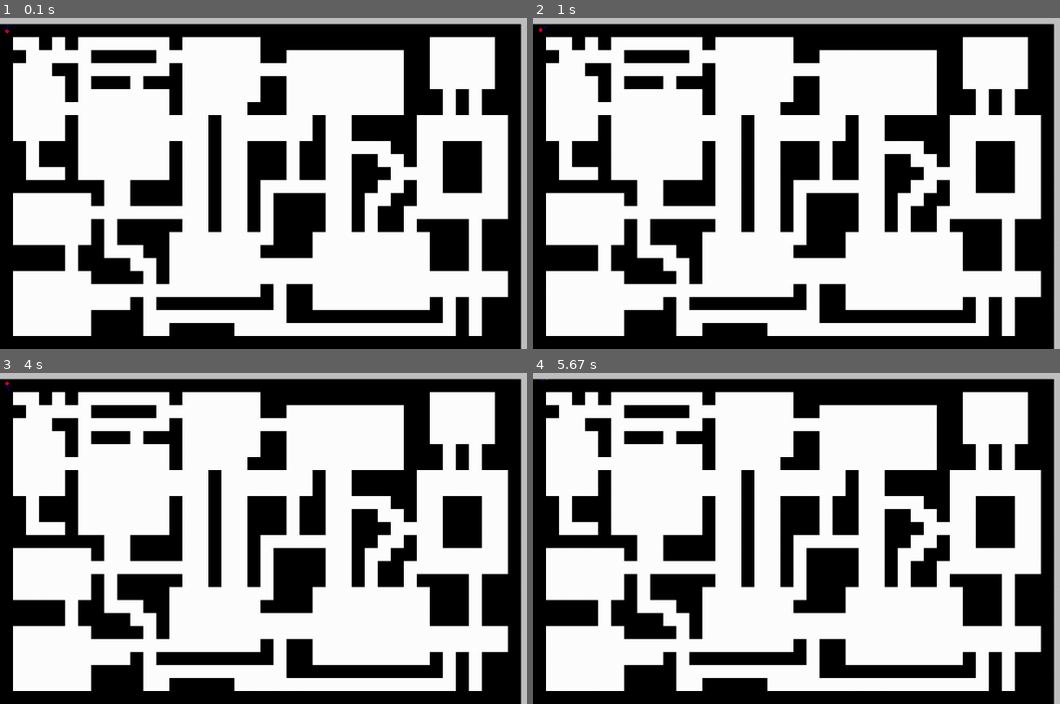
Above: before the commit, frames 1-4 (two rows, left to right).
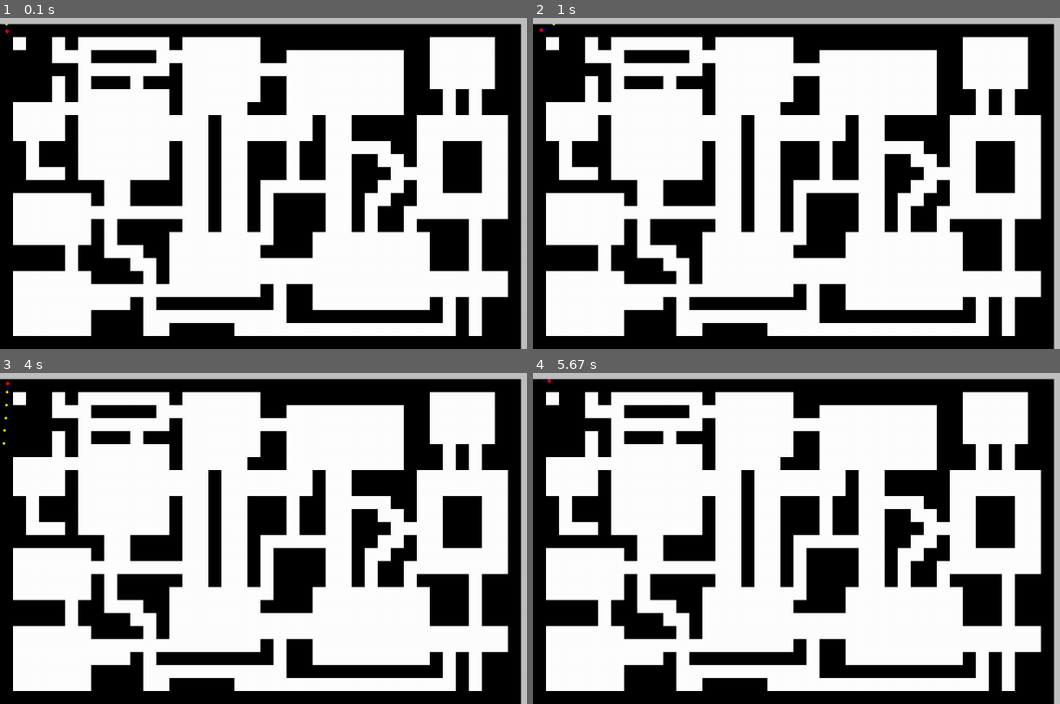
Above: after the commit, the same moments.

Repository: SchArthur/pyGames
Game: pygame game, started from fps/main.py
Two runs of this game, one before a commit and one after it. Both use one fixed random seed, a clock stepped at 60 frames per second and the inputs below.
Inputs:
- Up to frame 1 (0.1 s): no input
- Up to frame 2 (1 s): hold D 0.33-0.8 s; hold D from 0.83 s (still down); tap Z at 0.9 s
- Up to frame 3 (4 s): tap Z at 1.2, 1.4, 1.73, 2.03, 2.4, 2.8, 3.1, 3.3, 3.6, 3.8 s; release D at 1.3 s; hold S 1.33-1.63 s; hold D 1.67-2.3 s; hold S 2.33-2.7 s; hold Q 2.73-3.2 s; hold D 2.73-3.2 s; hold D 3.23-3.7 s; hold D from 3.73 s (still down)
- Up to frame 4 (5.67 s): tap Z at 4.1, 4.3, 4.63, 4.93, 5.3 s; release D at 4.2 s; hold S 4.23-4.53 s; hold D 4.57-5.2 s; hold S 5.23-5.6 s; hold D from 5.63 s (still down)

The runs differ from the first frame. In frame 1, 1.2% of the frame differs, in the area x 0-11%, y 1-26%; in frame 2, 1.2%; in frame 3, 1.2%, in the area x 0-11%, y 2-26%; in frame 4, 1.2%.

Commit message:
added horizontal and vertical checks

Diff:
--- a/fps/main.py
+++ b/fps/main.py
@@ -3,6 +3,7 @@
 import map
 import player
 import math
+up_angle = pygame.Vector2(0,-1)
 # settings
 paddle_offset = 50
 
@@ -38,7 +39,7 @@
             self.player.draw(self.minimap)
 
             # self.castRay(self.player.direction)
-            self.castRay(35)
+            self.castRay(self.player.angle)
 
             self.screen.blit(self.minimap, minimap_coords)
 
@@ -54,20 +55,63 @@
         pygame.quit()
 
     def castRay(self, angle):
-        in_cell_x = (self.player.pos.x % self.map.cell_size)
-        in_cell_y = (self.player.pos.y % self.map.cell_size)
+        cellsize = self.map.cell_size
+        in_cell_x = (self.player.pos.x % cellsize)
+        in_cell_y = (self.player.pos.y % cellsize)
         position_in_cell = pygame.Vector2(in_cell_x,in_cell_y)
-        if (315 <= angle) or (angle < 45) :
-            # si HAUT
-            print("HAUT")
-        elif 45 <= angle < 135:
-            # si DROITE
-            print("DROITE")
-        elif 135 <= angle < 225:
-            # si BAS
-            print("BAS")
-        elif 225 <= angle < 315:
-            # si GAUCHE
-            print("GAUCHE")
+        for i in range(5):
+            point = self.hor_check(angle,position_in_cell, i)
+            pygame.draw.circle(self.minimap, 'yellow', point, 2)
+
+    def ver_check(self, angle, pos_in_cell : pygame.Vector2, steps):
+        calc_angle = rotateAngle(angle, -90)
+        if calc_angle != 0:
+            if angle < 180 :
+                # DROITE
+                x_nearest = self.map.cell_size - pos_in_cell.x
+                x_step = self.map.cell_size
+            else :
+                # GAUCHE
+                x_nearest = -pos_in_cell.x
+                x_step = -self.map.cell_size
+            y_nearest = x_nearest * math.tan(calc_angle * math.pi/180)
+            nearest_point = pygame.Vector2(x_nearest, y_nearest)
+            pygame.draw.circle(self.minimap, 'yellow', nearest_point + self.player.pos, 2)
+            y_step = x_step * math.tan(calc_angle * math.pi/180)
+            point = nearest_point
+            for i in range(steps):
+                point += pygame.Vector2(x_step, y_step)
+                pygame.draw.circle(self.minimap, 'yellow', point + self.player.pos, 2)
+
+    def hor_check(self, angle, pos_in_cell : pygame.Vector2, steps):
+        calc_angle = rotateAngle(angle, -90)
+        if calc_angle != 0:
+            if calc_angle < 180 :
+                # DOWN
+                y_nearest = self.map.cell_size - pos_in_cell.y
+                y_step = self.map.cell_size
+            else :
+                # UP
+                y_nearest = -pos_in_cell.y
+                y_step = -self.map.cell_size
+            x_nearest = y_nearest / math.tan(calc_angle * math.pi/180)
+            nearest_point = pygame.Vector2(x_nearest, y_nearest)
+            x_step = y_step / math.tan(calc_angle * math.pi/180)
+            point = nearest_point
+            for i in range(steps):
+                point += pygame.Vector2(x_step, y_step)
+            return point + self.player.pos
+        return self.player.pos.copy()
+
+def rotateAngle(angle, rotation):
+    new_angle = angle
+    new_angle += rotation
+    while new_angle >= 360:
+        new_angle -=360
+    while new_angle < 0:
+        new_angle +=360
+
+    return new_angle
+
 
 newGame = game()
--- a/fps/map_1.ini
+++ b/fps/map_1.ini
@@ -1,9 +1,9 @@
 1,1,1,1,1,1,1,1,1,1,1,1,1,1,1,1,1,1,1,1,1,1,1,1,1,1,1,1,1,1,1,1,1,1,1,1,1,1,1,1
-1,0,0,1,0,1,0,0,0,0,0,0,0,1,0,0,0,0,0,0,1,1,1,1,1,1,1,1,1,1,1,1,1,0,0,0,0,0,1,1
-1,1,0,0,0,0,0,1,1,1,1,1,0,0,0,0,0,0,0,0,1,1,0,0,0,0,0,0,0,0,0,1,1,0,0,0,0,0,1,1
-1,0,0,0,1,1,0,0,0,0,0,0,0,1,0,0,0,0,0,0,0,0,0,0,0,0,0,0,0,0,0,1,1,0,0,0,0,0,1,1
-1,0,0,0,0,1,0,1,1,1,0,1,1,1,0,0,0,0,0,0,1,1,0,0,0,0,0,0,0,0,0,1,1,0,0,0,0,0,1,1
-1,0,0,0,0,1,0,0,0,0,0,0,0,1,0,0,0,0,0,0,1,1,0,0,0,0,0,0,0,0,0,1,1,1,0,1,0,1,1,1
+1,0,1,1,0,1,0,0,0,0,0,0,0,1,0,0,0,0,0,0,1,1,1,1,1,1,1,1,1,1,1,1,1,0,0,0,0,0,1,1
+1,1,1,1,0,0,0,1,1,1,1,1,0,0,0,0,0,0,0,0,1,1,0,0,0,0,0,0,0,0,0,1,1,0,0,0,0,0,1,1
+1,1,1,1,1,1,0,0,0,0,0,0,0,1,0,0,0,0,0,0,0,0,0,0,0,0,0,0,0,0,0,1,1,0,0,0,0,0,1,1
+1,1,1,1,0,1,0,1,1,1,0,1,1,1,0,0,0,0,0,0,1,1,0,0,0,0,0,0,0,0,0,1,1,0,0,0,0,0,1,1
+1,1,1,1,0,1,0,0,0,0,0,0,0,1,0,0,0,0,0,0,1,1,0,0,0,0,0,0,0,0,0,1,1,1,0,1,0,1,1,1
 1,0,0,0,0,0,0,0,0,0,0,0,0,1,0,0,0,0,0,1,1,1,0,0,0,0,0,0,0,0,0,1,1,1,0,1,0,1,1,1
 1,0,0,0,0,1,0,0,0,0,0,0,0,0,0,0,1,0,0,0,0,0,0,0,1,0,0,1,1,1,1,1,0,0,0,0,0,0,0,1
 1,0,0,0,0,1,0,0,0,0,0,0,0,0,0,0,1,0,0,0,0,0,0,0,1,0,0,1,1,1,1,1,0,0,0,0,0,0,0,1
--- a/fps/player.py
+++ b/fps/player.py
@@ -1,12 +1,14 @@
 import pygame
+
+up_angle = pygame.Vector2(0,-1)
 
 class newPlayer():
     def __init__(self, pos) -> None:
         self.pos = pygame.Vector2(pos)
-        self.direction = pygame.Vector2(0,-1)
+        self.direction = up_angle
         self.angle = 0
         self.speed = 50
-        self.turnspeed = 1.5
+        self.turnspeed = 100
 
     def draw(self, surface):
         pygame.draw.circle(surface, 'red', self.pos, 3)
@@ -19,11 +21,14 @@
         elif keys[pygame.K_s]:
             self.pos -= self.direction * dt * self.speed
         if keys[pygame.K_q]:
-            self.direction = self.direction.rotate(-self.turnspeed)
+            self.angle -= self.turnspeed * dt
         elif keys[pygame.K_d]:
-            self.direction = self.direction.rotate(self.turnspeed)
+            self.angle += self.turnspeed * dt
 
-def fix_angle(angle) -> int:
+        self.angle = fix_angle(self.angle)
+        self.direction = up_angle.rotate(self.angle)
+
+def fix_angle(angle) -> float:
     new_angle = angle
     while new_angle >= 360:
         new_angle -=360
